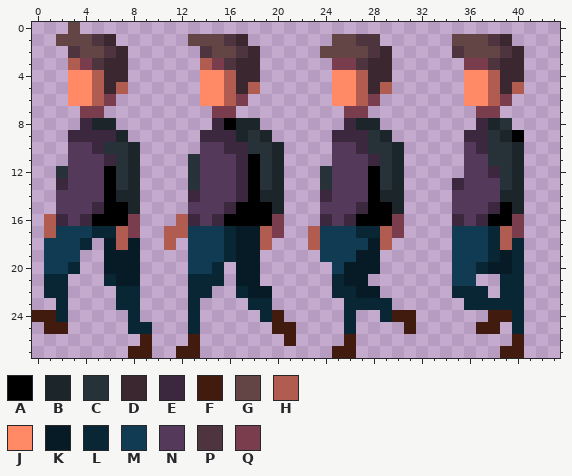
Two states of a pixel-art sprite, Template/Content/player_walk_left.png. That is the earlier state.
The file is 44x28 pixels.
Palette (. is transparent): A #000000  B #1c2529  C #263238  D #3a272f  E #3b283f  F #421b0f  G #634545  H #b15c51  J #ff8a65  K #061b26  L #092635  M #103b52  N #55395b  P #4e343f  Q #793d4e
The same view after the edit:
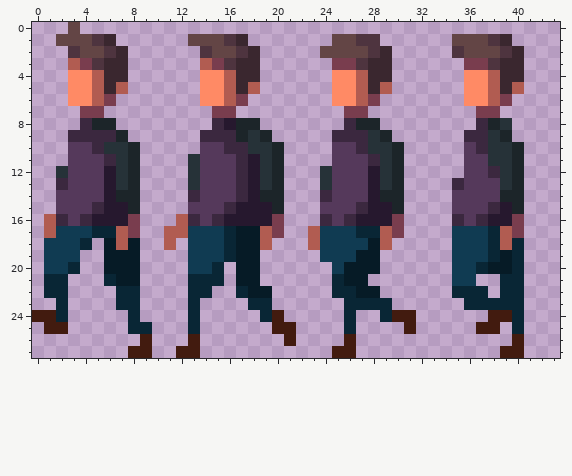
Message: Små ändringar på player texturen och hur den rör sig
Difference:
{"colour":"A","old":"#000000","new":"#26182e"}
{"y":9,"x":40,"old":"A","new":"."}
{"label":"changed","picture_box":[224,118,272,226]}
{"label":"erased","picture_box":[512,130,524,142]}
{"label":"changed","picture_box":[92,166,128,226]}
{"label":"changed","picture_box":[356,166,392,226]}
{"label":"changed","picture_box":[488,202,512,226]}
